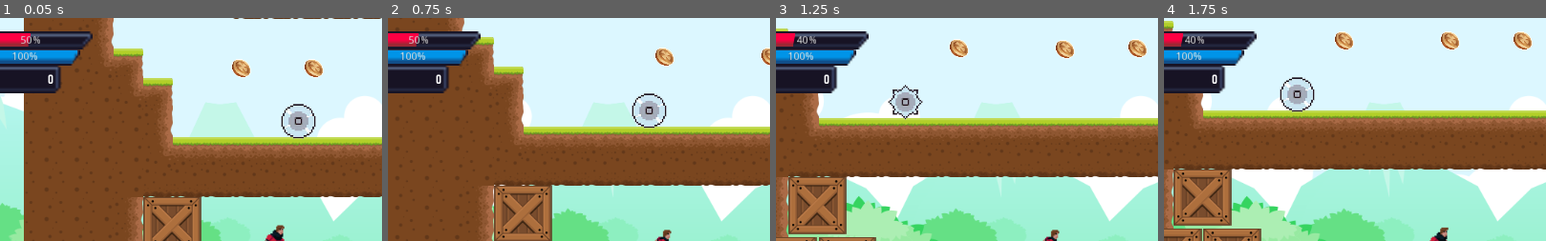
Above: before the commit, frames 1-4 (left to right).
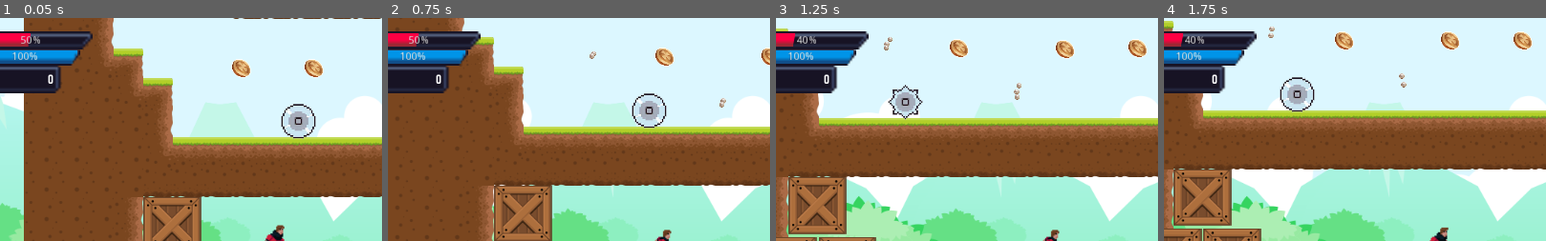
Above: after the commit, the same moments.

Repository: cyrus1127/gameDemo_jumpjump
Game: Godot game, scene res://scenes/Level/level4.tscn
Two runs of this game, one before a commit and one after it. Both use one fixed random seed, a clock stepped at 60 frames per second and the inputs below. This scene is started directly instead of the project's main scene.
Inputs (mouse positions are % of the whole screen's width and height, from its top left):
- Up to frame 1 (0.05 s): no input
- Up to frame 2 (0.75 s): move the mouse to (72, 45) at 0.52 s; hold Right (ui_right) from 0.53 s (still down); click (72, 45) at 0.67 s
- Up to frame 3 (1.25 s): keep holding Right (ui_right); tap Space (ui_select) at 0.77 s
- Up to frame 4 (1.75 s): release Right (ui_right) at 1.25 s; drag from (30, 55) to (56, 52) at 1.27 s
The pictures show only the part of the screen within x 15-65%, y 0-50%; the shares and areas given below are measured in that part.

Frame 1 is identical in both runs. In frame 2, 0.1% of the frame differs, in the area x 52-89%, y 14-41%; in frame 3, 0.2%, in the area x 28-65%, y 8-37%; in frame 4, 0.1%.
Error in both runs: Invalid call. Nonexistent function '_set_playing' in base 'AnimatedSprite'. (res://scenes/Level/objs/traps/trap.gd:74)

Commit message:
Add Particle

Diff:
--- a/scenes/Level/objs/coins.gd
+++ b/scenes/Level/objs/coins.gd
@@ -20,5 +20,7 @@
 	else:
 		print("coin : player in")
 		emit_signal("coin_hit", self)
-		queue_free()
+		$Sprite.hide()
+		$CollisionShape2D.queue_free()
+		$Particles2D.restart()
 	pass # Replace with function body.
--- a/scenes/Level/objs/coins.tscn
+++ b/scenes/Level/objs/coins.tscn
@@ -1,10 +1,21 @@
-[gd_scene load_steps=4 format=2]
+[gd_scene load_steps=6 format=2]
 
 [ext_resource path="res://res/Texture/Misc/Copper Coin.png" type="Texture" id=1]
 [ext_resource path="res://scenes/Level/objs/coins.gd" type="Script" id=2]
+[ext_resource path="res://res/Texture/Ore & Gem/Pearl.png" type="Texture" id=3]
 
 [sub_resource type="CircleShape2D" id=1]
 radius = 14.135
+
+[sub_resource type="ParticlesMaterial" id=2]
+flag_disable_z = true
+direction = Vector3( 50, -100, 0 )
+flatness = 0.09
+gravity = Vector3( 0, -50, 0 )
+initial_velocity = 20.0
+orbit_velocity = 0.0
+orbit_velocity_random = 0.0
+angle_random = 0.11
 
 [node name="Coin" type="Area2D"]
 script = ExtResource( 2 )
@@ -14,4 +25,14 @@
 
 [node name="CollisionShape2D" type="CollisionShape2D" parent="."]
 shape = SubResource( 1 )
+
+[node name="Particles2D" type="Particles2D" parent="."]
+scale = Vector2( 0.3, 0.3 )
+emitting = false
+amount = 3
+lifetime = 1.5
+one_shot = true
+explosiveness = 0.08
+process_material = SubResource( 2 )
+texture = ExtResource( 3 )
 [connection signal="body_entered" from="." to="." method="_on_body_entered"]
